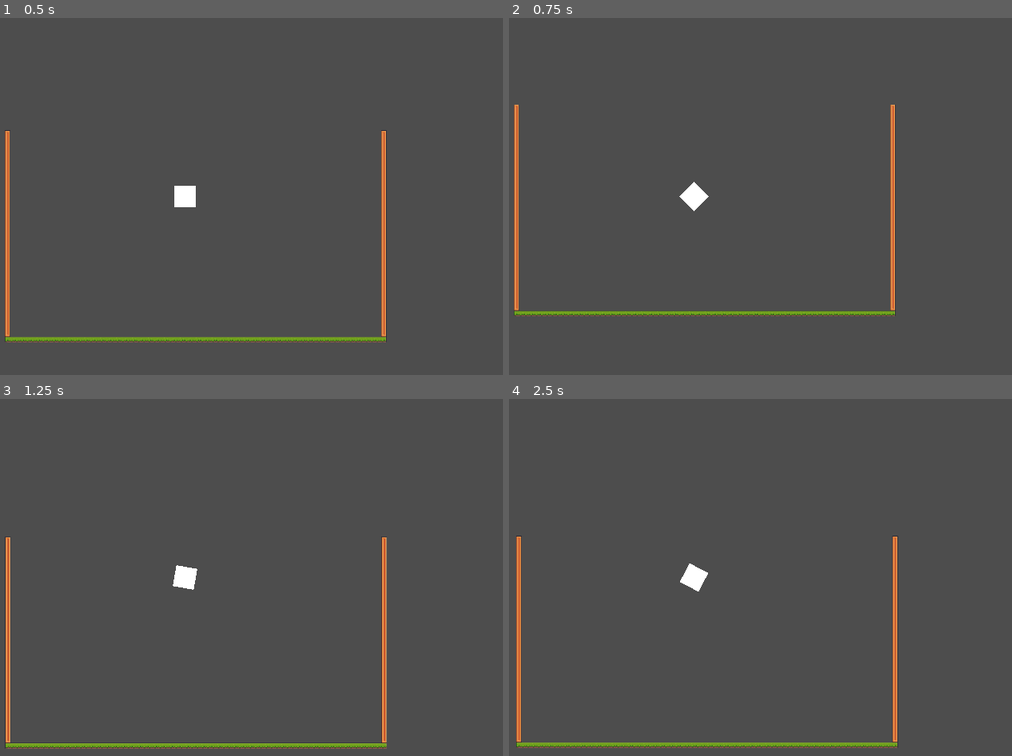
Above: before the commit, frames 1-4 (two rows, left to right).
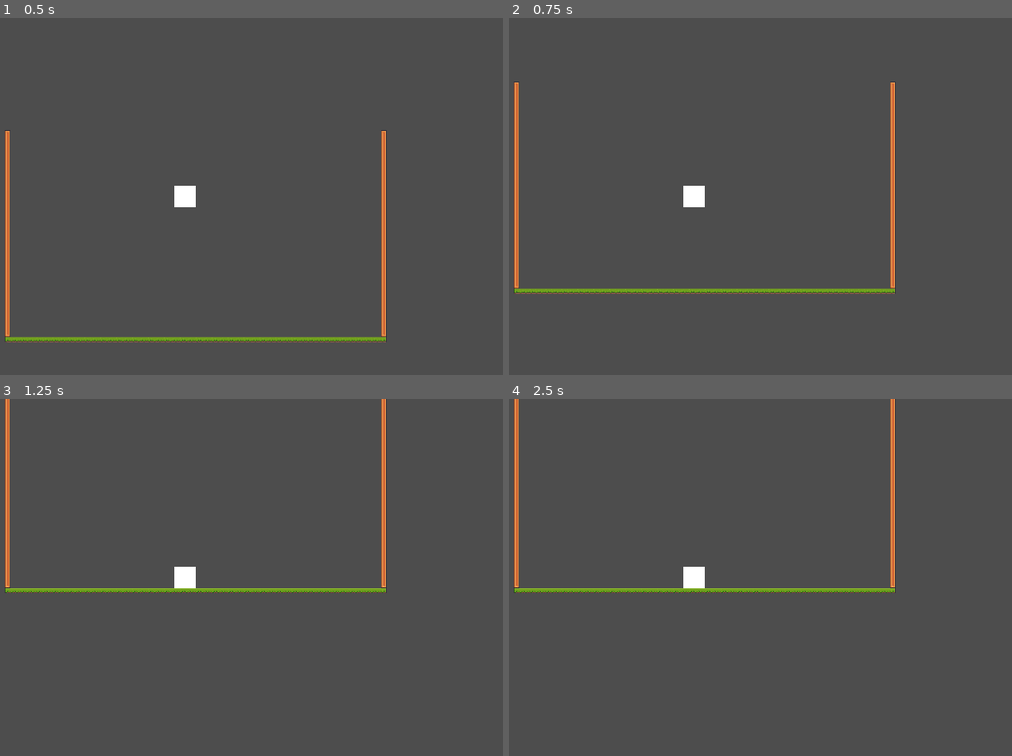
Above: after the commit, the same moments.

Repository: More-Than-Many/2d-platformer-geometry-game
Game: Godot game, scene res://test-level/test-level.tscn
Two runs of this game, one before a commit and one after it. Both use one fixed random seed, a clock stepped at 60 frames per second and the inputs below.
Inputs (mouse positions are in pixels of both pictures, inside the frame that each line leads up to):
- Up to frame 1 (0.5 s): no input
- Up to frame 2 (0.75 s): move the mouse to (835, 178) at 0.52 s; hold D (right) from 0.53 s (still down); tap Space (jump) at 0.6 s
- Up to frame 3 (1.25 s): keep holding D (right); tap Space (jump) at 0.77, 1.07 s
- Up to frame 4 (2.5 s): move the mouse to (569, 595) at 1.27 s; release D (right) at 1.28 s; hold A (left) 1.28-2.03 s; tap Space (jump) at 1.35, 1.52, 1.82, 2.1 s; move the mouse to (755, 498) at 2.02 s; hold D (right) from 2.03 s (still down)

Frame 1 is identical in both runs. In frame 2, 2.6% of the frame differs, in the area x 0-77%, y 17-84%; in frame 3, 4.1%; in frame 4, 4.3%, in the area x 0-78%, y 0-98%.
Error after the commit: Parse Error: Expected ")" after annotation arguments. (res://test-player/test_player.gd:6)

Commit message:
Reformatting

Diff:
--- a/test-player/test_player.gd
+++ b/test-player/test_player.gd
@@ -3,7 +3,25 @@
 @export var base_torque_force := 12000.0
 @export var jump_height := 1200.0
 
+@export_group("Nodes"
 @export var CornerHolder : Node
+
+@export_group("Input")
+@export var input_left := "move_left"
+@export var input_right := "move_right"
+@export var input_jump := "move_jump"
+
+@export_group("Player Movement")
+@export var base_torque := 12000.0
+@export var jump_height := 1200.0
+
+@export_group("Player Abilities")
+@export var frozen := false
+@export var can_move := true
+@export var can_jump := true
+
+var direction : float
+var recent_direction : float
 
 var corners = []
 
@@ -17,10 +35,16 @@
 			corners.append(child)
 
 func _physics_process(_delta: float) -> void:
+	if not can_move:
+		return
+
 	input_direction = Input.get_axis("left", "right")
 	current_torque_force = lerp(current_torque_force, input_direction * base_torque_force, 0.5) #Upon further inspection this may be a bad way of doing this, will try a different method of lerping
 
 	apply_torque(current_torque_force)
+
+	if not can_jump:
+		return
 
 	if Input.is_action_just_pressed("jump"):
 		jump()
